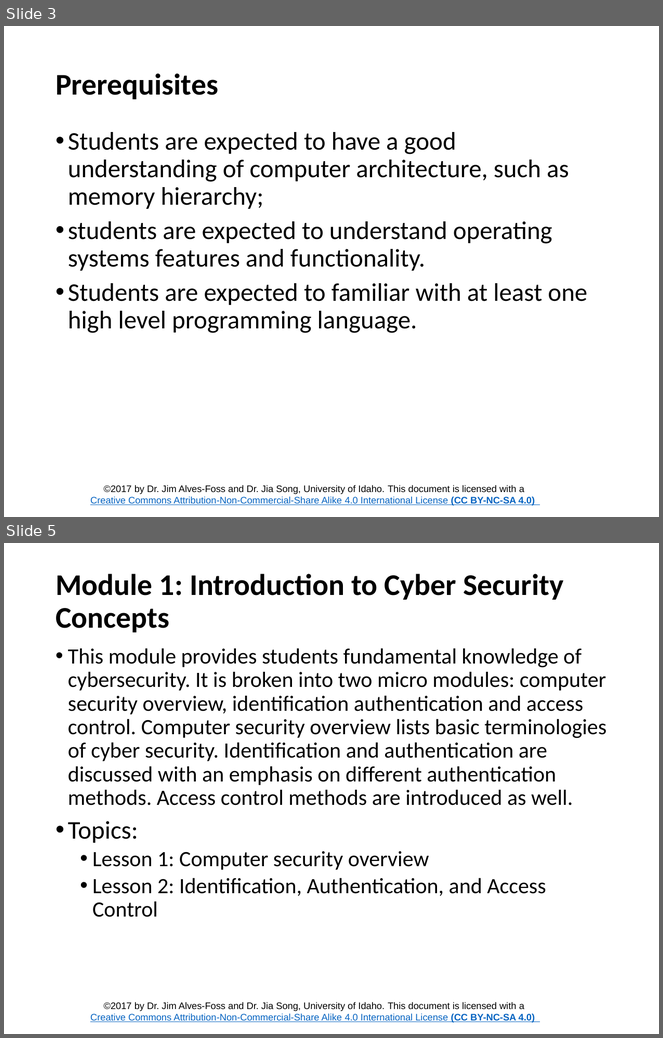
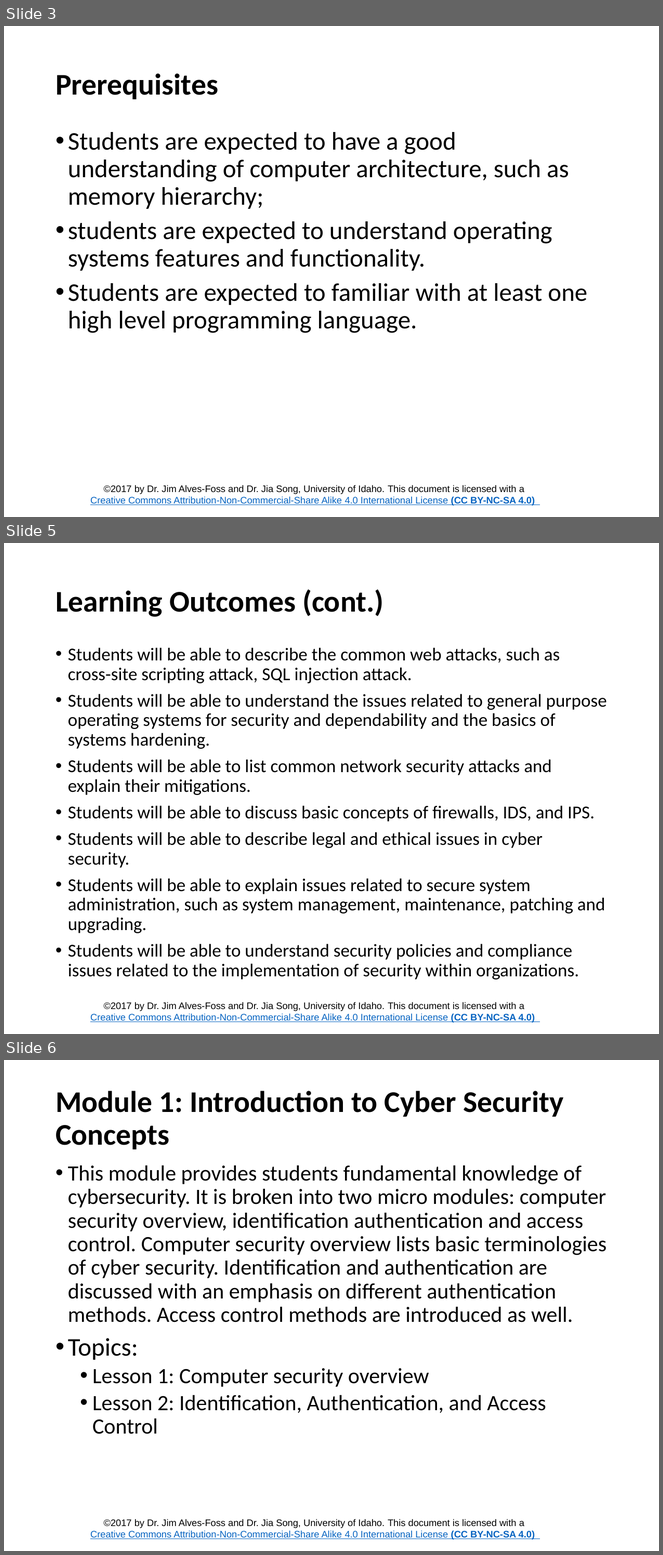
Before and after one commit to CenterForSecureAndDependableSystems/Teaching-Materials, a slide deck: IntroCyberSecurity/Module 1 Introduction/Lesson_1_Course_Overview.pptx. Shown one above the other, each under a label of ours: slides 3 and 5 before the commit, slides 3, 5 and 6 after it; the slides between them are not shown. The pictures are 663x1038 and 663x1555 pixels, drawn with LibreOffice and Linux fonts; fonts in the diff are those of the drawing; background and template pictures are left out. Boxes give left, top, right and bottom in pixels: in the first picture for what was removed or moved away, otherwise in the second. Text is boxed around its words. In the diff, an @@ line names an element or a change of style, - is before the commit and + after.

```diff
--- a/IntroCyberSecurity/Module 1 Introduction/Lesson_1_Course_Overview.pptx
+++ b/IntroCyberSecurity/Module 1 Introduction/Lesson_1_Course_Overview.pptx
@@ slide 5 added at <box>4,543,659,1034</box>, background #FFFFFF; not listed: 1 template element that a slide beside it also shows @@
@@ title added at <box>55,589,384,617</box>, 33 pt, text #000000, bold @@
+Learning Outcomes (cont.)
@@ text added at <box>68,648,607,980</box>, 20 pt, text #000000 @@
+• Students will be able to describe the common web attacks, such as cross-site scripting attack, SQL injection attack.
+• Students will be able to understand the issues related to general purpose operating systems for security and dependability and the basics of systems hardening.
+• Students will be able to list common network security attacks and explain their mitigations.
+• Students will be able to discuss basic concepts of firewalls, IDS, and IPS.
+• Students will be able to describe legal and ethical issues in cyber security.
+• Students will be able to explain issues related to secure system administration, such as system management, maintenance, patching and upgrading.
+• Students will be able to understand security policies and compliance issues related to the implementation of security within organizations.
@@ what was slide 5 is now slide 6 @@
```
Also in this commit, not shown: 2 slides changed, 20 other files.
